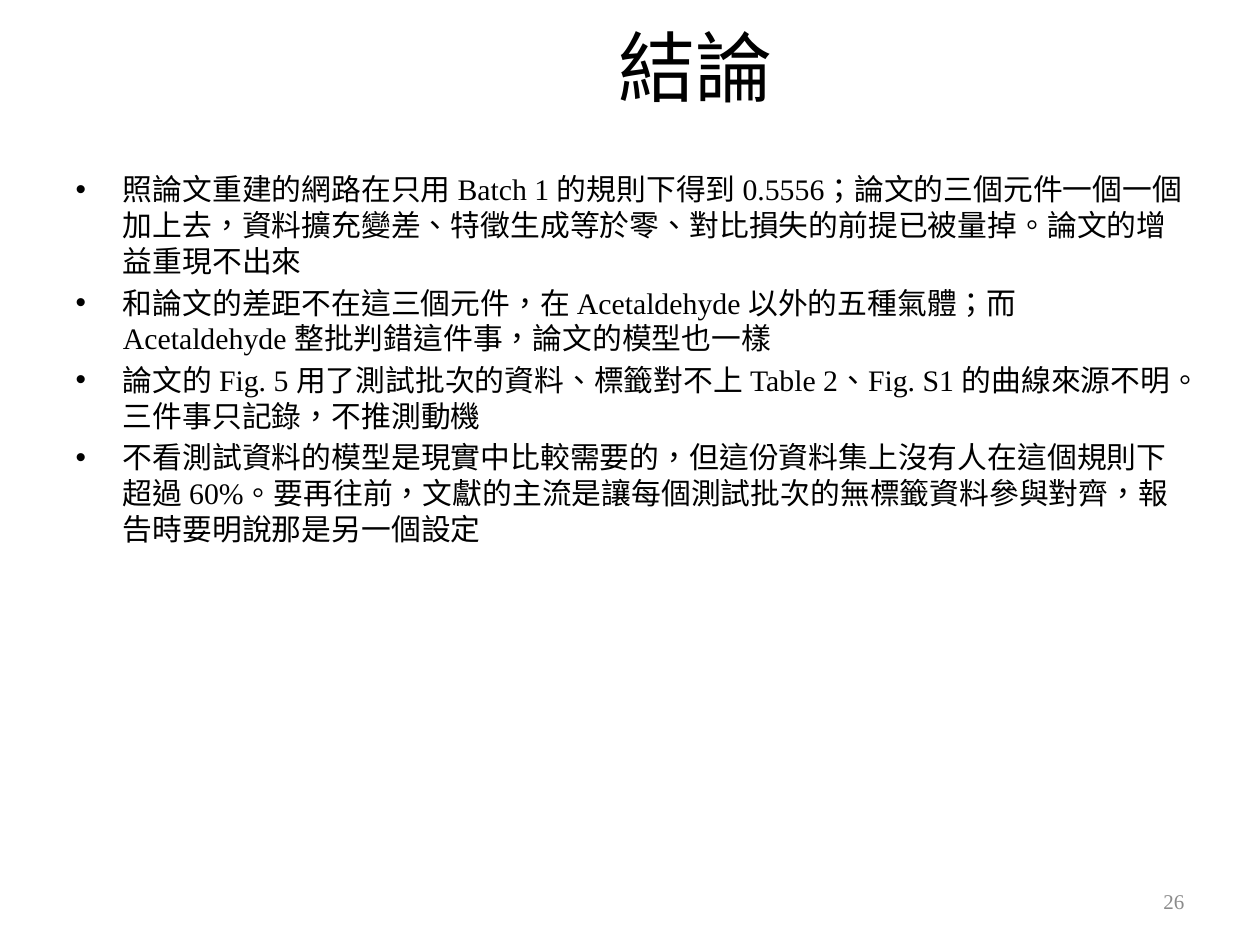
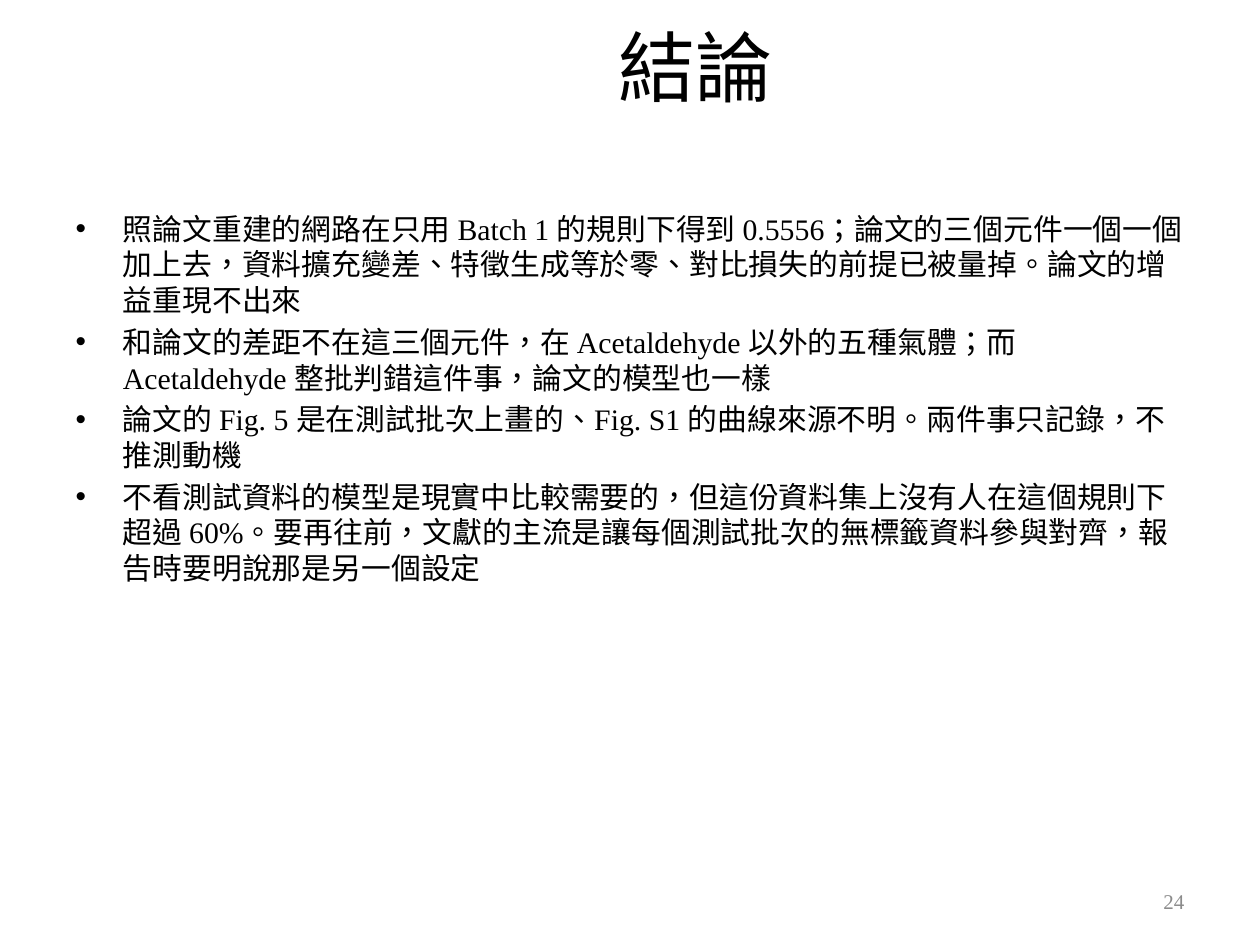
Before and after one commit to wintera1233/cdcnn, a slide deck: slide 24 of reports/09-22-merged.pptx (slide 26 before the commit). Drawn at 1260x945 pixels with LibreOffice and Linux fonts; fonts in the diff are those of the drawing; background and template pictures are left out. Boxes give left, top, right and bottom in pixels: in the first picture for what was removed or moved away, otherwise in the second. Text is boxed around its words. In the diff, an @@ line names an element or a change of style, - is before the commit and + after.

```diff
--- a/reports/09-22-merged.pptx
+++ b/reports/09-22-merged.pptx
@@ text "照論文重建的網路在只用 Batch 1 的規則下得到 0.5556；論文的三個元件一個一個加上去，資料擴充變差、特徵生成 ..." moved from (x1=123, y1=175, x2=1200, y2=543) to (x1=123, y1=215, x2=1183, y2=582) @@
@@ text at (x1=123, y1=405, x2=1165, y2=469): text changed @@
-• 論文的 Fig. 5 用了測試批次的資料、標籤對不上 Table 2、Fig. S1 的曲線來源不明。三件事只記錄，不推測動機
+• 論文的 Fig. 5 是在測試批次上畫的、Fig. S1 的曲線來源不明。兩件事只記錄，不推測動機
@@ page number at (x1=1163, y1=895, x2=1184, y2=909): text changed @@
-26
+24
```
Also in this commit, not shown: 7 other slides changed, 2 slides removed, 1 other file.
